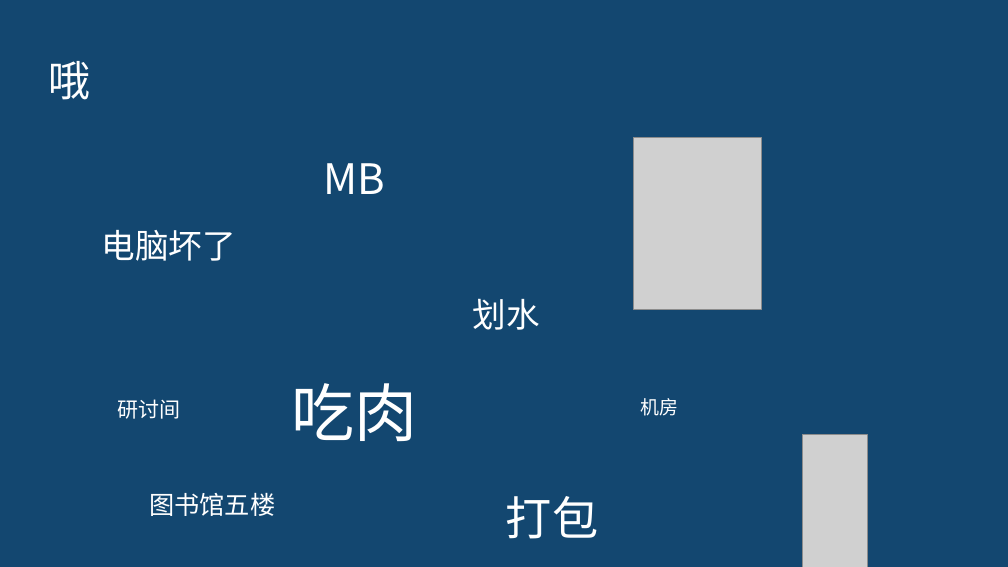
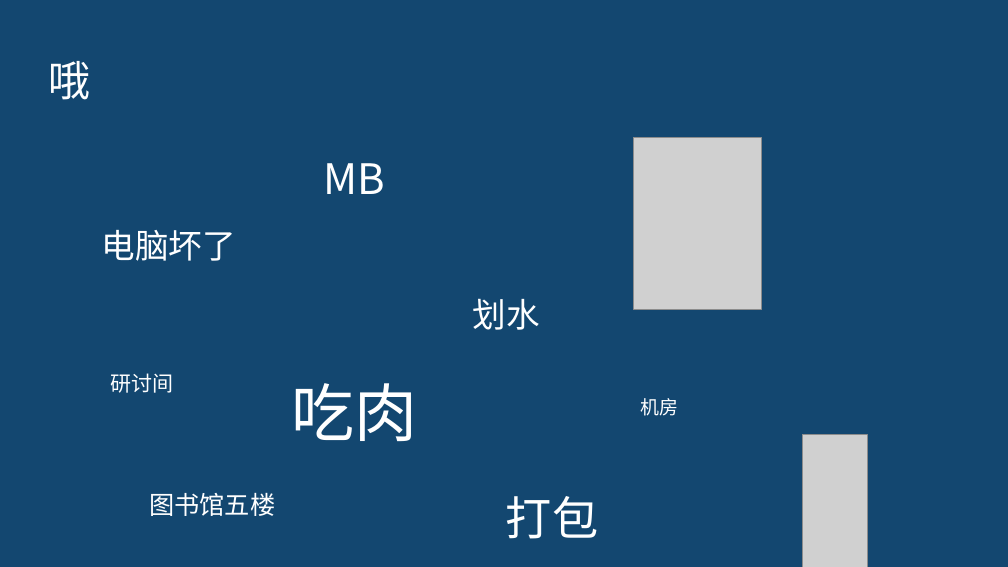
Before and after one commit to Leftovers4/BigHomework, a slide deck: slide 3 of 大作业展示.pptx. Drawn at 1008x567 pixels with LibreOffice and Linux fonts; fonts in the diff are those of the drawing; grey boxes stand for pictures; background and template pictures are left out. Boxes give left, top, right and bottom in pixels: in the first picture for what was removed or moved away, otherwise in the second. Text is boxed around its words. In the diff, an @@ line names an element or a change of style, - is before the commit and + after.

Commit message:
大作业展示2.0上线

```diff
--- a/大作业展示.pptx
+++ b/大作业展示.pptx
@@ text "研讨间": place and size @@
-text "研讨间" at (117,399,180,419)
+text "研讨间" at (110,373,173,393)
```
Also in this commit, not shown: 1 other slide changed, 2 slides added.
